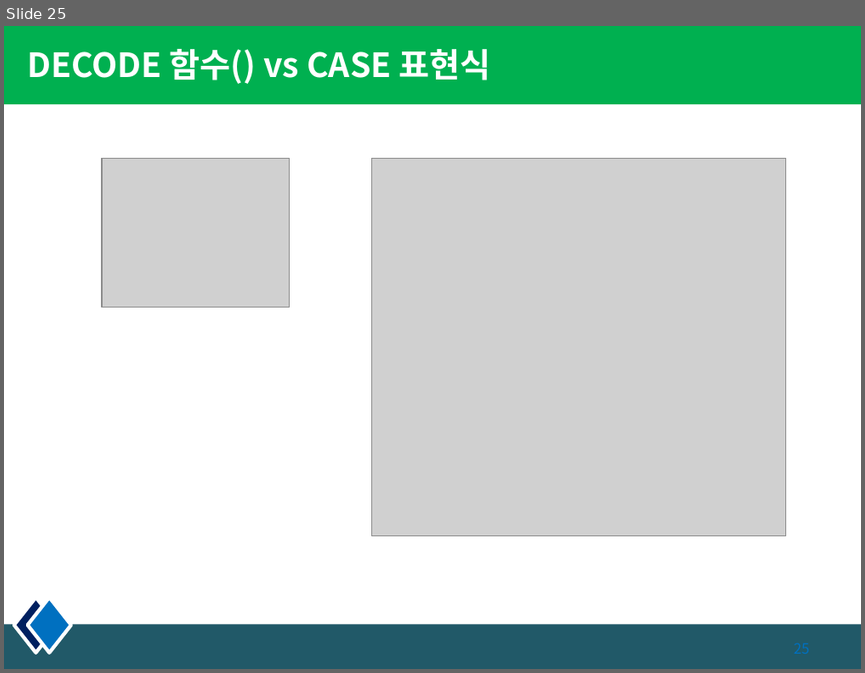
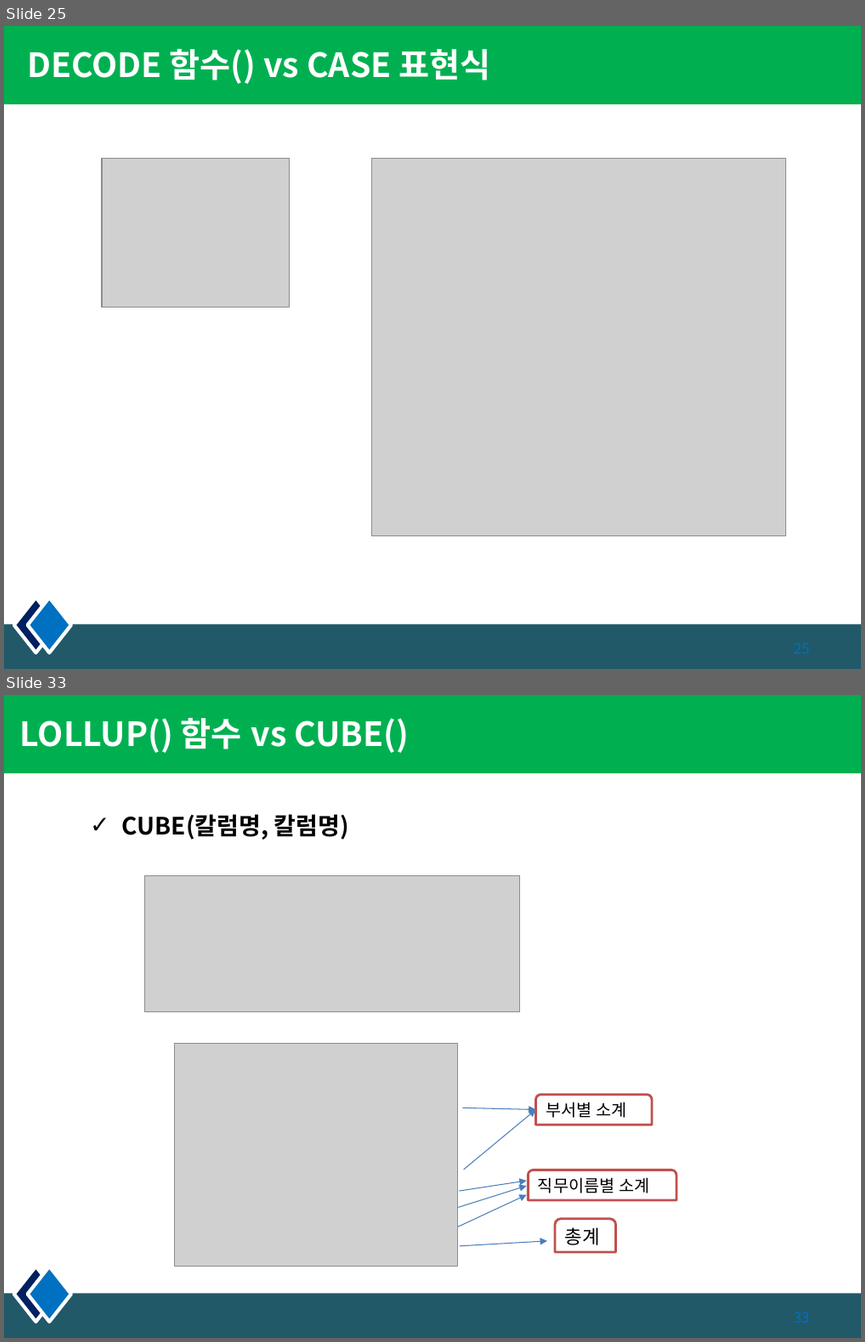
Before and after one commit to kiyongee2/green_project_web, a slide deck: db_ppt/5장. 함수.pptx. Shown one above the other, each under a label of ours: slide 25 before the commit, slides 25 and 33 after it; the slides between them are not shown. The pictures are 865x673 and 865x1342 pixels, drawn with LibreOffice and Linux fonts; fonts in the diff are those of the drawing; grey boxes stand for pictures. Boxes give left, top, right and bottom in pixels: in the first picture for what was removed or moved away, otherwise in the second. Text is boxed around its words. In the diff, an @@ line names an element or a change of style, - is before the commit and + after.

```diff
--- a/db_ppt/5장. 함수.pptx
+++ b/db_ppt/5장. 함수.pptx
@@ slide 33 added at bbox=[4, 695, 861, 1338], background #FFFFFF; not listed: 4 template elements that a slide beside it also shows @@
@@ title added at bbox=[20, 718, 409, 753], 28 pt, text #FFFFFF, bold @@
+LOLLUP() 함수 vs CUBE()
@@ text added at bbox=[122, 814, 349, 839], 20 pt, text #000000, bold @@
+✓ CUBE(칼럼명, 칼럼명)
@@ picture added at bbox=[144, 876, 520, 1011] @@
@@ picture added at bbox=[175, 1043, 457, 1266] @@
@@ round same rect added at bbox=[536, 1095, 652, 1124], fill #FFFFFF, outline #C0504D 2 pt, 14 pt, text #000000 @@
+부서별 소계
@@ arrow added from (462, 1108) to (536, 1110), #4B7EBC 0.75 pt @@
@@ arrow added from (463, 1169) to (536, 1110), #4B7EBC 0.75 pt @@
@@ round same rect added at bbox=[528, 1169, 676, 1200], fill #FFFFFF, outline #C0504D 2 pt, 14 pt, text #000000 @@
+직무이름별 소계
@@ arrow added from (449, 1231) to (527, 1195), #4B7EBC 0.75 pt @@
@@ arrow added from (458, 1208) to (527, 1185), #4B7EBC 0.75 pt @@
@@ arrow added from (459, 1191) to (527, 1181), #4B7EBC 0.75 pt @@
@@ round same rect added at bbox=[555, 1219, 616, 1252], fill #FFFFFF, outline #C0504D 2 pt, 16 pt, text #000000 @@
+총계
@@ arrow added from (459, 1246) to (547, 1241), #4B7EBC 0.75 pt @@
```
Also in this commit, not shown: 8 other slides added, 6 slides removed, 10 other files.
